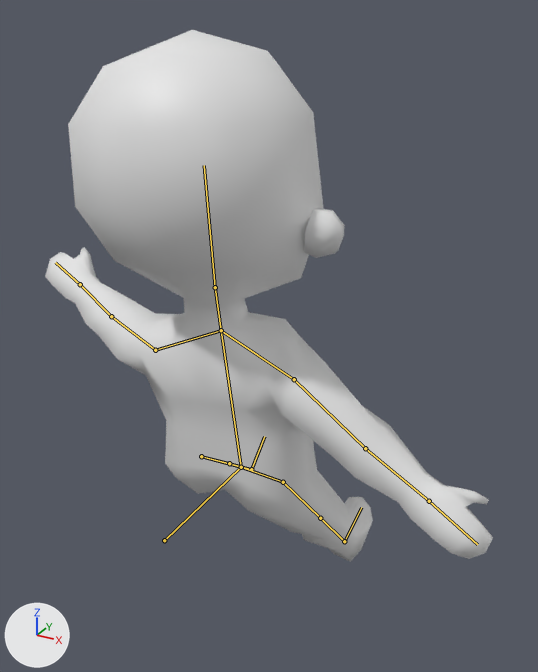
Renders of the Blender file work/blender/character.blend from each side of a commit.
Camera for both pictures: a 50 mm lens placed at (0.924, -1.518, 1.673), pointed at (0.029, 0.108, 0.86). The axes (+X, +Y, +Z) are drawn at lower left. The lights are the same throughout. Both versions are drawn at frame 20 of the action 'ArmatureAction'; the numbers are the values there. The bones that bend it are drawn over the model as lines.

Names of what the first picture shows: 'nude'.
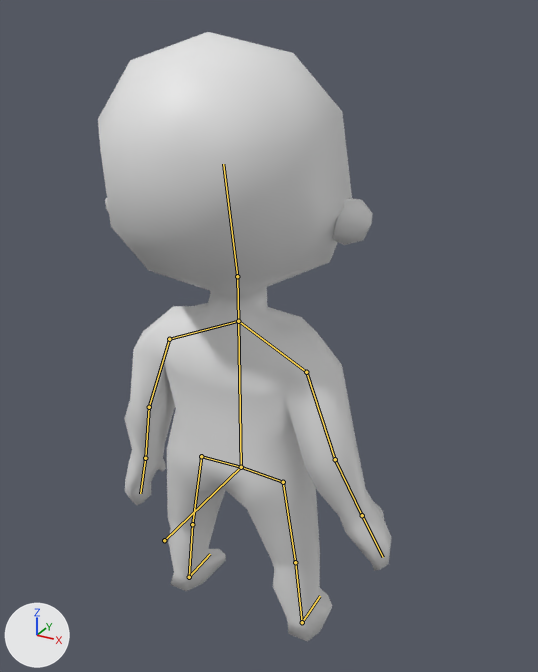
The edits, one by one:
Bone 'Spine' (bone_spine) turns from (-8, 0, -2) to (0, 0, 0) degrees about its own x, y and z.
Bone 'UpperArm-L' (bone_upperarm_l) turns from (22, -28, -38) to (-54, 3, -1) degrees about its own x, y and z.
Bone 'LowerArm-L' (bone_lowerarm_l) turns from (0, 0, 0) to (-16, -1, 0) degrees about its own x, y and z.
Bone 'Head' (bone_head) turns from (8, 3, -1) to (-12, 18, -3) degrees about its own x, y and z.
Bone 'UpperArm-R' (bone_upperarm_r) turns from (32, 51, 18) to (46, 3, -20) degrees about its own x, y and z.
Bone 'LowerArm-R' (bone_lowerarm_r) turns from (0, 0, 0) to (11, 1, -4) degrees about its own x, y and z.
Bone 'UpperLeg-L' (bone_upperleg_l) moves from (-0.375, 0.181, -0.018) to (0.0, 0.0, 0.0).
Bone 'UpperLeg-L' (bone_upperleg_l) turns from (2, -2, -53) to (0, 0, 0) degrees about its own x, y and z.
Bone 'UpperLeg-R' (bone_upperleg_r) moves from (-0.315, 0.109, 0.028) to (0.0, 0.0, 0.0).
Bone 'UpperLeg-R' (bone_upperleg_r) turns from (-3, 13, -37) to (0, 0, 0) degrees about its own x, y and z.

Boxes (x1, y1, x2, y2) around the edits, measured in the pictures (538 x 672 px):
'nude', posed (35% narrower, 15% taller): before (45, 30, 493, 562); after (98, 32, 391, 642)
bone 'Spine', root to tip: before (241, 467) to (221, 330); after (241, 467) to (238, 321)
bone 'UpperArm-L', root to tip: before (155, 350) to (111, 316); after (169, 339) to (149, 407)
bone 'LowerArm-L', root to tip: before (111, 316) to (80, 284); after (149, 407) to (145, 458)
bone 'Head', root to tip: before (215, 287) to (204, 165); after (237, 276) to (223, 164)
bone 'UpperArm-R', root to tip: before (294, 379) to (365, 448); after (306, 372) to (335, 459)
bone 'LowerArm-R', root to tip: before (365, 448) to (429, 501); after (335, 459) to (362, 515)
bone 'UpperLeg-L', root to tip: before (201, 456) to (229, 463); after (201, 456) to (192, 524)
bone 'UpperLeg-R', root to tip: before (283, 482) to (320, 518); after (283, 482) to (295, 562)
